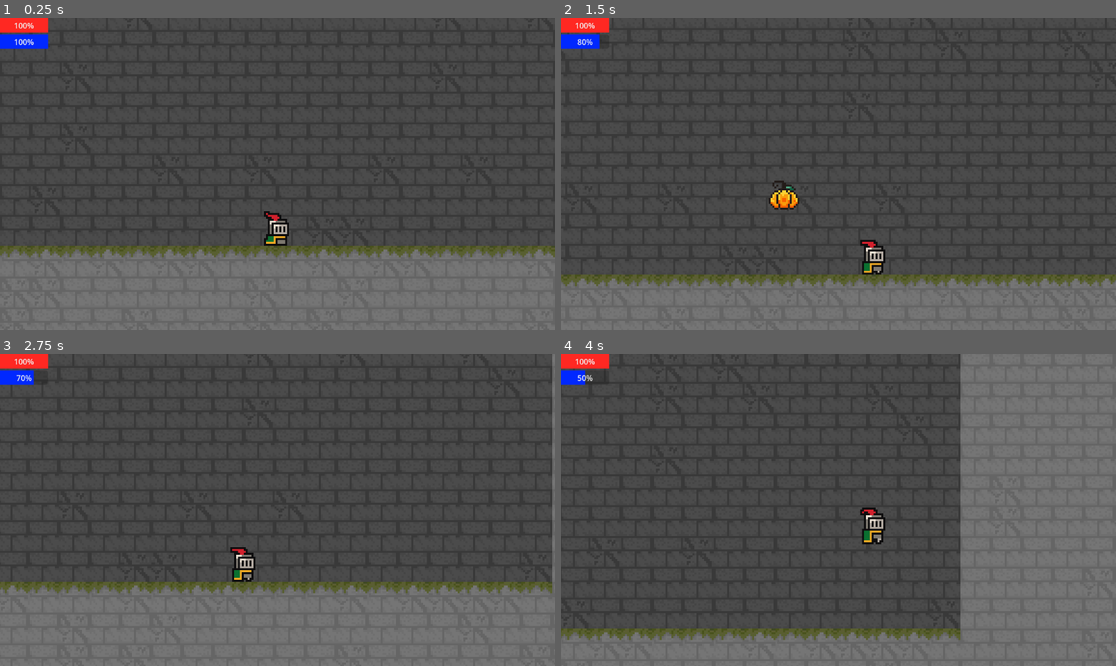
Above: before the commit, frames 1-4 (two rows, left to right).
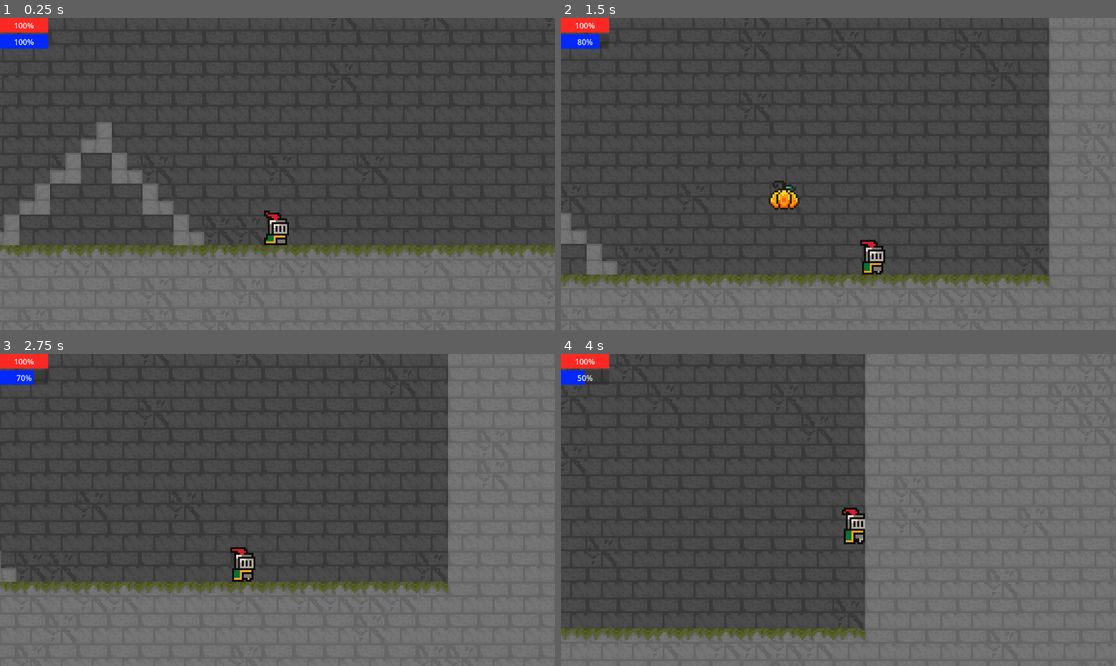
Above: after the commit, the same moments.

Repository: benjaminCloyd/gait_project
Game: Godot game, scene res://scenes/Main.tscn
Same seed, same stepped clock (60 frames per second), same inputs: the game is played once before the commit and once after it.
Inputs (mouse positions are in pixels of both pictures, inside the frame that each line leads up to):
- Up to frame 1 (0.25 s): no input
- Up to frame 2 (1.5 s): move the mouse to (960, 158) at 0.52 s; hold D (move_Right) from 0.53 s (still down); click (960, 158) at 0.6 s; tap Space (move_jump) at 0.77 s; move the mouse to (727, 189) at 1.27 s; click (727, 189) at 1.35 s
- Up to frame 3 (2.75 s): tap Space (move_jump) at 1.52 s; move the mouse to (333, 441) at 2.02 s; release D (move_Right) at 2.03 s; hold A (move_Left) from 2.03 s (still down); click (333, 441) at 2.1 s
- Up to frame 4 (4 s): move the mouse to (810, 572) at 2.77 s; release A (move_Left) at 2.78 s; hold D (move_Right) from 2.78 s (still down); click (810, 572) at 2.85 s; tap Space (move_jump) at 3.02, 3.77 s; move the mouse to (1005, 556) at 3.52 s; click (1005, 556) at 3.6 s

The runs differ from the first frame. In frame 1, 3.7% of the frame differs, in the area x 0-100%, y 33-77%; in frame 2, 12%; in frame 3, 15%; in frame 4, 16%, in the area x 0-72%, y 0-92%.

Commit message:
fixed stairs

Diff:
--- a/scenes/Main.tscn
+++ b/scenes/Main.tscn
@@ -136,7 +136,7 @@
 7:3/0 = 0
 7:3/0/physics_layer_0/polygon_0/points = PackedVector2Array(-8, -8, 8, -8, 8, 8, -8, 8)
 0:4/0 = 0
-0:4/0/physics_layer_0/polygon_0/points = PackedVector2Array(-1.021925, -8, 1.7577095, -2.4526186, 8, 0.6924553, 8, 8, -8, 8, -8, -8)
+0:4/0/physics_layer_0/polygon_0/points = PackedVector2Array(-8, -8, -8, -8, 8, 8, -8, 8)
 
 [sub_resource type="TileSet" id="TileSet_jlsqs"]
 physics_layer_0/collision_layer = 1
@@ -187,7 +187,7 @@
 tile_set = SubResource("TileSet_c01mt")
 
 [node name="Player" parent="." instance=ExtResource("1_524sx")]
-position = Vector2(-1, -4)
+position = Vector2(53, -3)
 projectile_scene = ExtResource("3_vcsgt")
 
 [node name="Camera2D" type="Camera2D" parent="Player"]
@@ -196,7 +196,7 @@
 position_smoothing_enabled = true
 
 [node name="Midground" type="TileMapLayer" parent="."]
-tile_map_data = PackedByteArray("AAD2/wAAAgAAAAAAAAD2/+3/AgA …(36223 unchanged characters)… ADAAAAAAANAAAAAgADAAAAAAAOAAAAAgABAAAAAAA=")
+tile_map_data = PackedByteArray("AAD2/wAAAgAAAAAAAAD2/+3/AgA …(36223 unchanged characters)… ADAAAAAAANAAAAAgADAAAAAAAOAAAAAgABAAAAAAD3////AgAAAAQAAAD6////AgAAAAQAAGD7//7/AgAAAAQAAGD8//3/AgAAAAQAAGD9//z/AgAAAAQAAGD+//3/AgAAAAQAAHD///7/AgAAAAQAAHAAAP//AgAAAAQAAHA=")
 tile_set = SubResource("TileSet_jlsqs")
 
 [node name="Foreground" type="TileMapLayer" parent="."]
